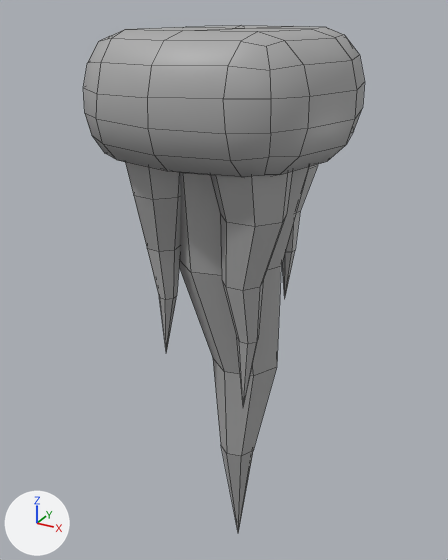
A saved change to the FBX model Assets/Assets/Meshes/IcelandMeshes/Falling Icicle.fbx.
One viewpoint serves both versions: a 50 mm lens placed at (0.0597, -0.116, 0.1412), pointed at (-0.0045, 0.0006, 0.0828). Every picture has the same lights, and +X, +Y and +Z are marked at lower left. Mesh edges are drawn as thin lines. Where no turn or scale is listed for an object, it has been applied to the vertices.

In view in the first picture: 'Icicle', 'Snow_Base'.
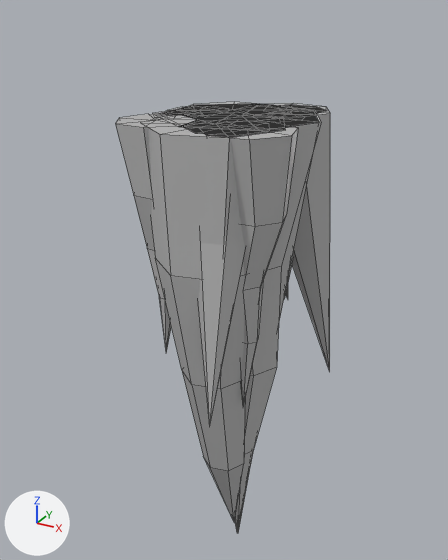
What changed in the scene script:
```text
Add mat_ice_atlas:
    mat_ice_atlas = principled_material('Ice_Atlas')
    mat_ice_atlas.base_color = (0.5, 0.5, 0.5)  # grey #bcbcbc
    mat_ice_atlas.roughness = 0.2
Add me_mesh_002:
    me_mesh_002.from_pydata(...)  # 36 vertices, 56 faces; spans x -0.0188..0.0168, y -0.0266..0.0244, z -0.1138..0.0
    me_mesh_002.materials.append(mat_ice_atlas)  # its picture is missing
Add me_mesh_001_1:
    me_mesh_001_1.from_pydata(...)  # 120 vertices, 140 faces; spans x -0.0161..0.0161, y -0.021..0.021, z -0.1084..0.0
    me_mesh_001_1.materials.append(mat_ice_atlas)  # its picture is missing
Remove ob_snow_base:
    ob_snow_base = bpy.data.objects.new('Snow_Base', me_mesh_001)
    ob_snow_base.location = (0.0, 0.0, 0.1252)
Add ob_icicle_3:
    ob_icicle_3 = bpy.data.objects.new('Icicle_3', me_mesh_002)
    ob_icicle_3.location = (0.0, 0.0, 0.1208)
Add ob_icicle_2:
    ob_icicle_2 = bpy.data.objects.new('Icicle_2', me_mesh_001_1)
    ob_icicle_2.location = (-0.0016, -0.004, 0.1208)
```

Where the change shows, as pixel boxes [x1, y1, x2, y2] in the pictures (448 x 560 px):
'Snow_Base', deleted
    before: [83, 25, 365, 178]
'Icicle_2', added
    after: [148, 102, 305, 522]
'Icicle_3', added
    after: [166, 103, 330, 531]
